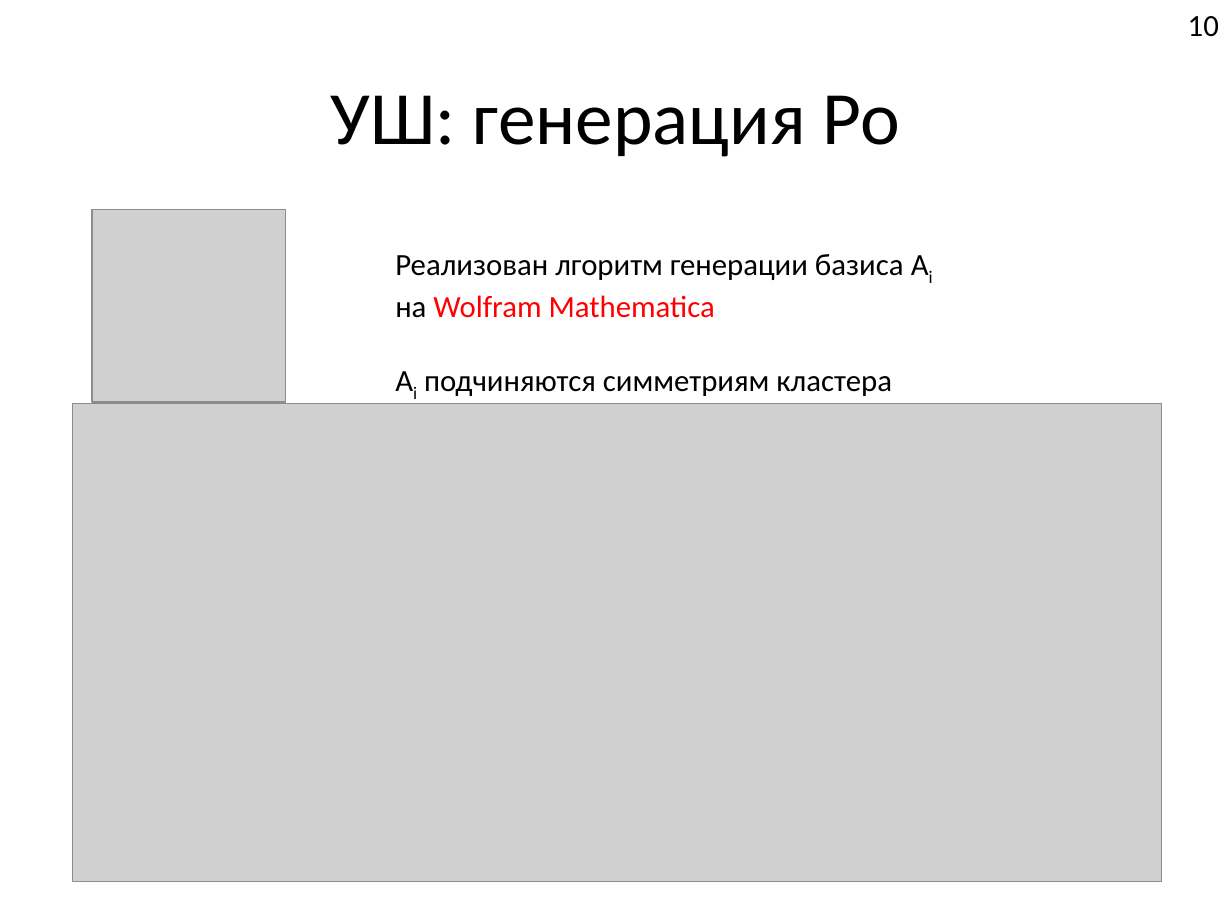
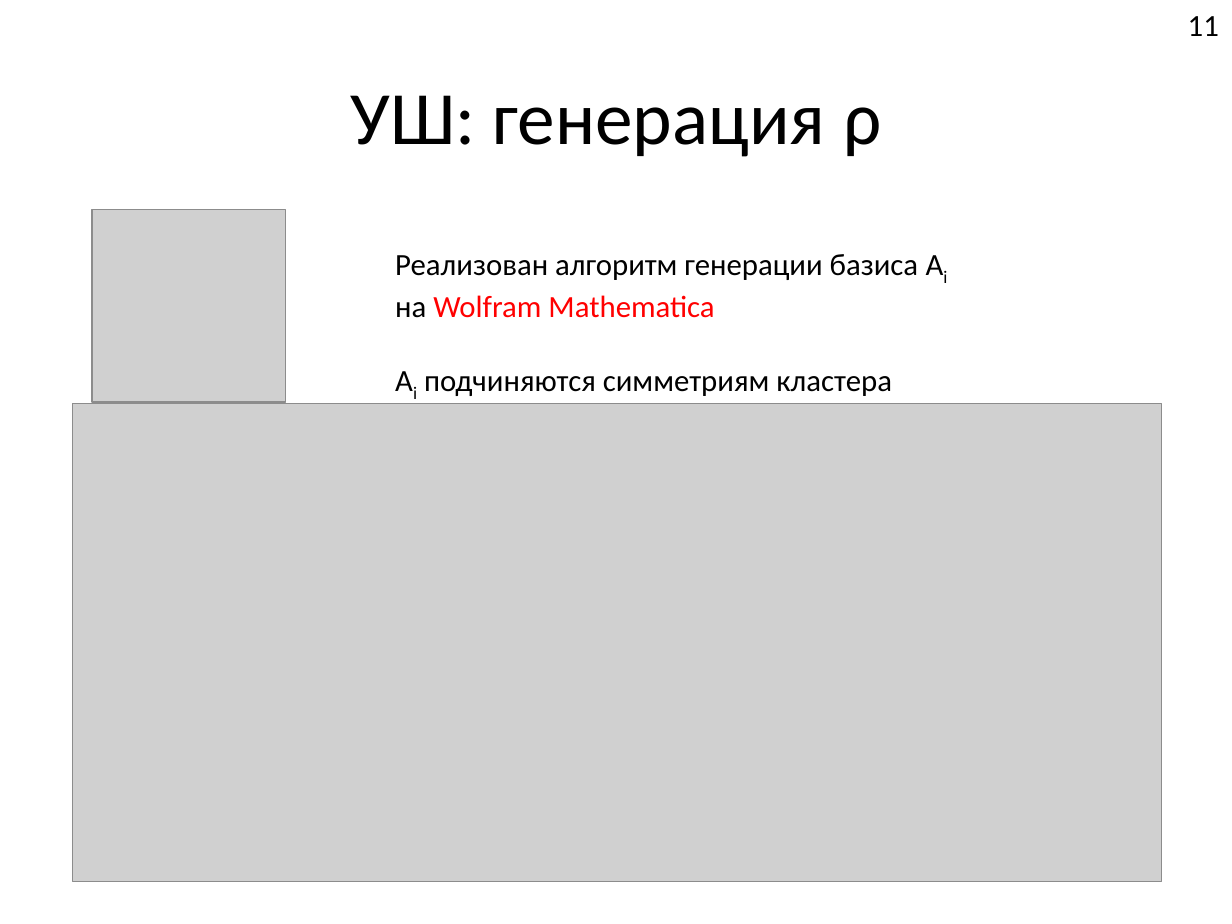
Before and after one commit to FeelUsM/zadrotstvo1, a slide deck: slide 11 of LaTeX-поделки/Системы спинов 1.pptx. Drawn at 1232x924 pixels with LibreOffice and Linux fonts; fonts in the diff are those of the drawing; grey boxes stand for pictures. Boxes give left, top, right and bottom in pixels: in the first picture for what was removed or moved away, otherwise in the second. Text is boxed around its words. In the diff, an @@ line names an element or a change of style, - is before the commit and + after.

```diff
--- a/LaTeX-поделки/Системы спинов 1.pptx
+++ b/LaTeX-поделки/Системы спинов 1.pptx
@@ page number at (1188, 16, 1219, 36): text changed @@
-10
+11
@@ title at (350, 95, 881, 157): text changed @@
-УШ: генерация Ро
+УШ: генерация ρ
@@ text at (395, 254, 919, 280): text changed @@
-Реализован лгоритм генерации базиса Ai
+Реализован алгоритм генерации базиса Ai
```
Also in this commit, not shown: 9 other slides changed, 1 slide added, 1 slide removed.
